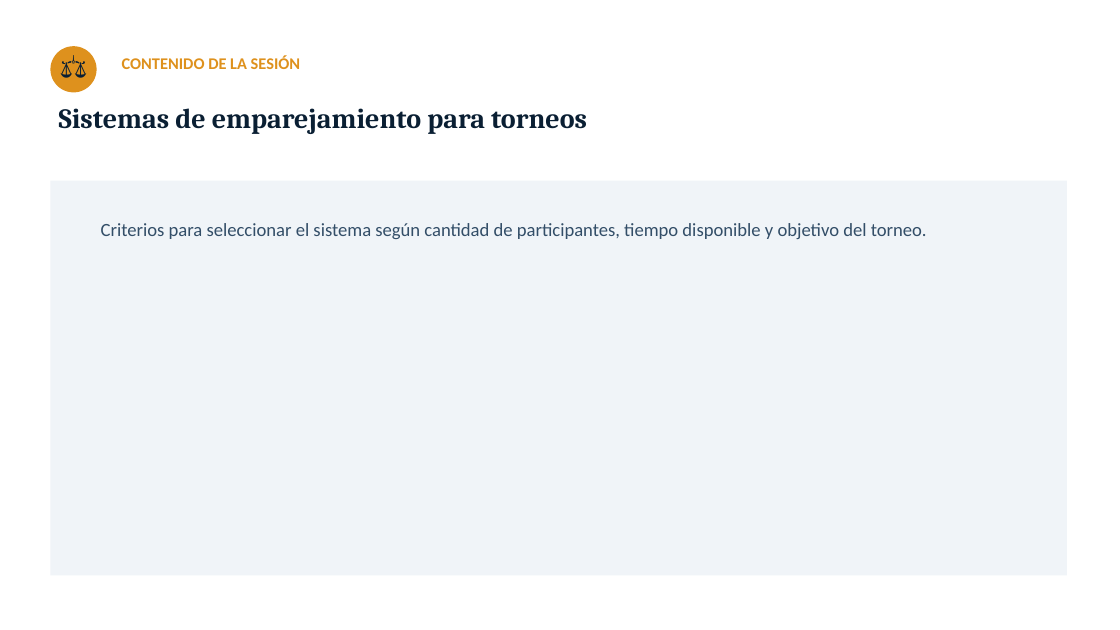
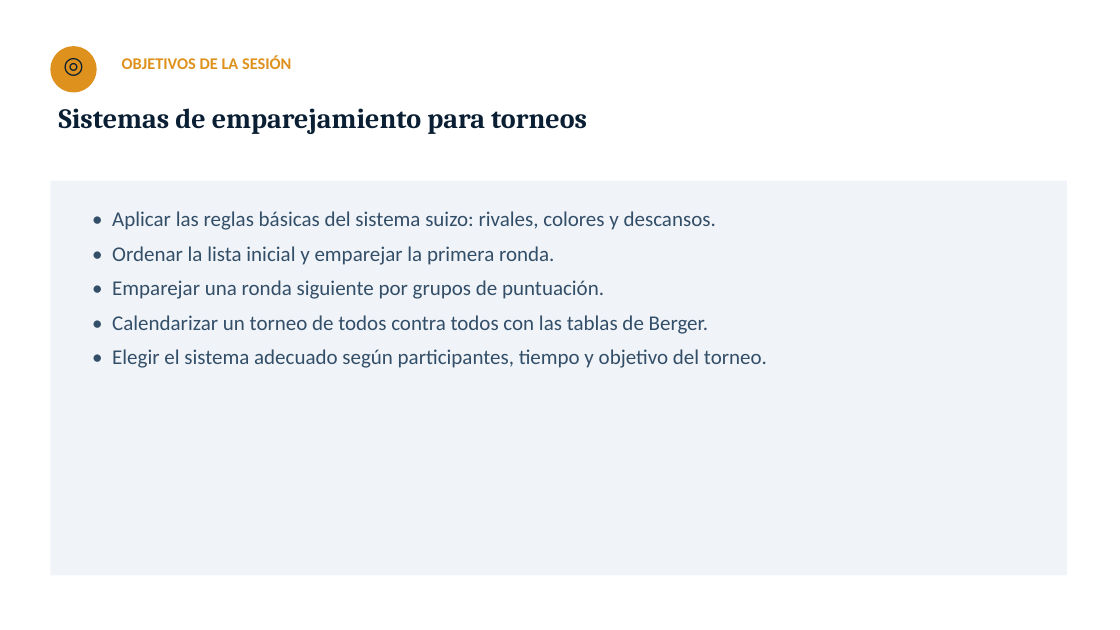
Before and after one commit to GMpupilo2026/Pagina-Completa, a slide deck: slide 2 of cursos/recursos/formacion-ajedrez/04-sistemas-de-emparejamiento.pptx (slide 4 before the commit). Drawn at 1120x630 pixels with LibreOffice and Linux fonts; fonts in the diff are those of the drawing. Boxes give left, top, right and bottom in pixels: in the first picture for what was removed or moved away, otherwise in the second. Text is boxed around its words. In the diff, an @@ line names an element or a change of style, - is before the commit and + after.

```diff
--- a/cursos/recursos/formacion-ajedrez/04-sistemas-de-emparejamiento.pptx
+++ b/cursos/recursos/formacion-ajedrez/04-sistemas-de-emparejamiento.pptx
@@ text at box(50, 46, 97, 92): text changed @@
-⚖
+◎
@@ text at box(122, 56, 291, 69): text changed @@
-CONTENIDO DE LA SESIÓN
+OBJETIVOS DE LA SESIÓN
@@ text at box(112, 211, 767, 368): text changed; size 16 to 18 pt @@
-Criterios para seleccionar el sistema según cantidad de participantes, tiempo disponible y objetivo del torneo.
+• Aplicar las reglas básicas del sistema suizo: rivales, colores y descansos.
+• Ordenar la lista inicial y emparejar la primera ronda.
+• Emparejar una ronda siguiente por grupos de puntuación.
+• Calendarizar un torneo de todos contra todos con las tablas de Berger.
+• Elegir el sistema adecuado según participantes, tiempo y objetivo del torneo.
```
Also in this commit, not shown: 18 slides added, 2 slides removed, 28 other files.
